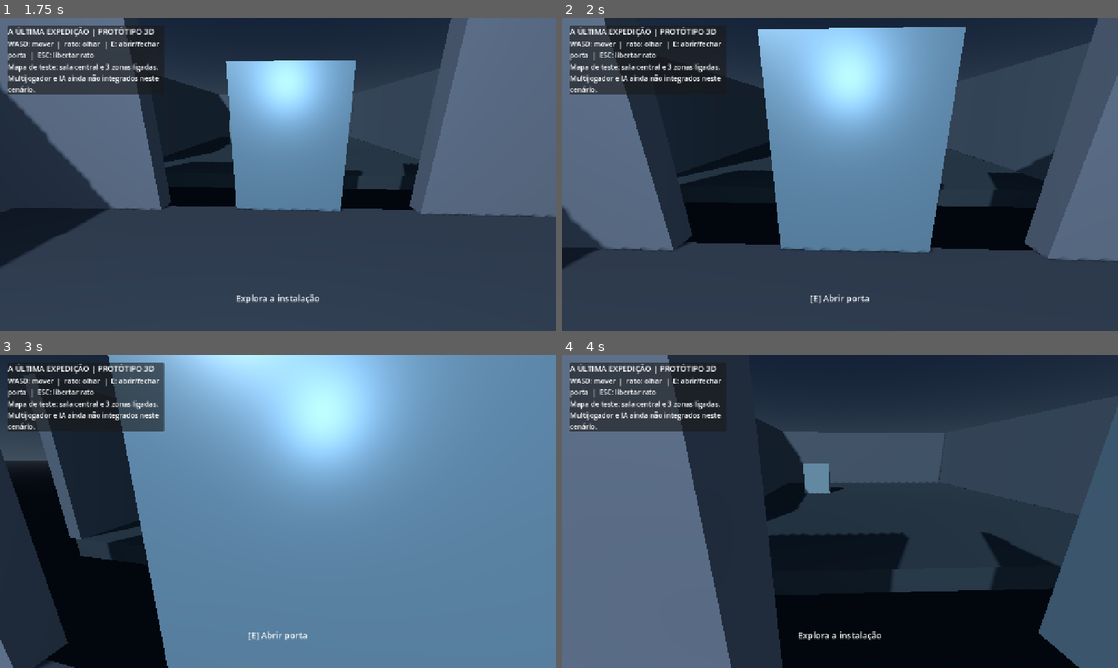
Above: before the commit, frames 1-4 (two rows, left to right).
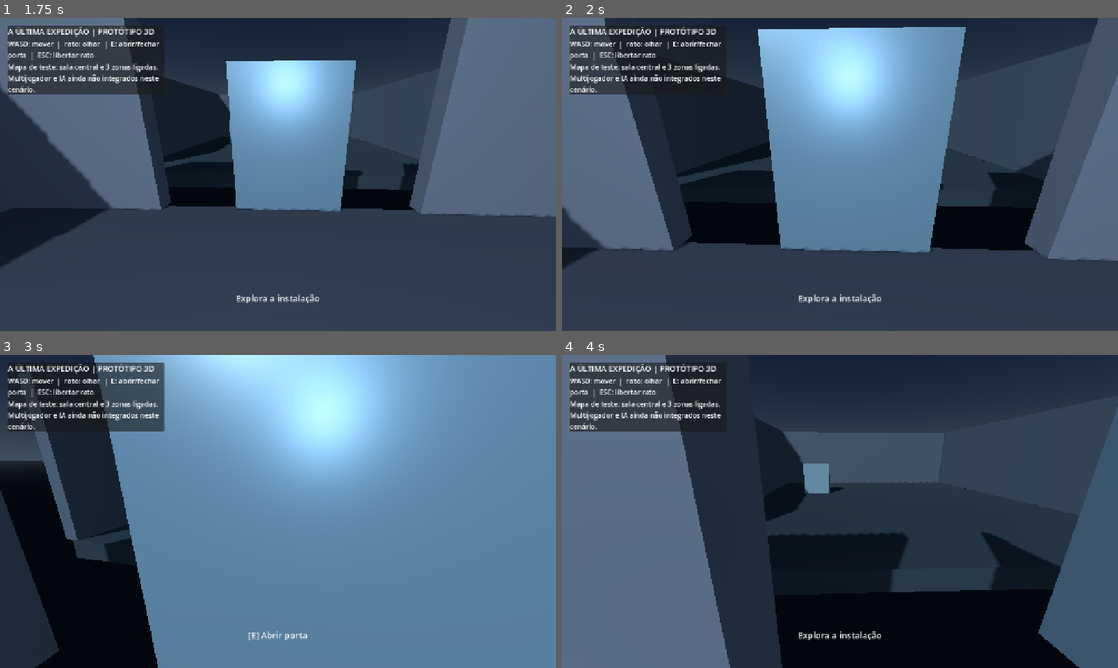
Above: after the commit, the same moments.

Repository: lufime/Valep-lis---Cidade-Viva-
Game: Godot game, scene res://scenes/main.tscn
Two runs of this game, one before a commit and one after it. Both use one fixed random seed, a clock stepped at 60 frames per second and the inputs below.
Inputs (mouse positions are in pixels of both pictures, inside the frame that each line leads up to):
- Up to frame 1 (1.75 s): click "INICIAR EXPEDIÇÃO 3D (TESTE)" at 0.5 s; tap Enter at 1.25 s; move the mouse to (272, 180) at 1.27 s; hold W from 1.28 s (still down); tap E at 1.35 s; click (272, 180) at 1.42 s
- Up to frame 2 (2 s): keep holding W
- Up to frame 3 (3 s): keep holding W; move the mouse to (316, 514) at 2.02 s; tap E at 2.1, 2.85 s; tap Space at 2.75 s; move the mouse to (233, 508) at 2.77 s
- Up to frame 4 (4 s): tap Enter at 3.5 s; move the mouse to (845, 511) at 3.52 s; release W at 3.53 s; hold A from 3.53 s (still down); tap E at 3.6 s; click (845, 511) at 3.67 s

Frame 1 is identical in both runs. In frame 2, 0.2% of the frame differs, in the area x 42-58%, y 88-92%; in frame 3, 4.3%, in the area x 0-31%, y 0-100%; in frame 4, 0.4%.
Error after the commit: Invalid call. Nonexistent 'bool' constructor. (res://scripts/expedition_player.gd:95)

Commit message:
Separar o pivô da porta do corpo de física

Diff:
--- a/expedicao/scripts/expedition_3d.gd
+++ b/expedicao/scripts/expedition_3d.gd
@@ -98,11 +98,20 @@
 	add_child(body)
 
 func _add_door(label: String, pos: Vector3, yaw: float) -> void:
-	var door := AnimatableBody3D.new()
+	# A Node3D pivot owns the door transform; physics is kept on a child body
+	# so the physics server cannot reset the pivot rotation.
+	var door := Node3D.new()
 	door.name = label
 	door.position = pos
 	door.rotation.y = yaw
 	door.set_meta("is_door", true)
+	door.set_meta("open", false)
+	door.set_meta("closed_yaw", yaw)
+
+	var body := StaticBody3D.new()
+	body.name = "DoorCollider"
+	body.set_meta("is_door", true)
+	body.set_meta("door_root", NodePath(".."))
 	var mesh_instance := MeshInstance3D.new()
 	var mesh := BoxMesh.new()
 	mesh.size = Vector3(1.8, 2.3, 0.16)
@@ -112,13 +121,13 @@
 	material.metallic = 0.45
 	material.roughness = 0.38
 	mesh_instance.material_override = material
-	door.add_child(mesh_instance)
+	body.add_child(mesh_instance)
 	var collision := CollisionShape3D.new()
 	var shape := BoxShape3D.new()
 	shape.size = Vector3(1.8, 2.3, 0.16)
 	collision.shape = shape
-	door.add_child(collision)
-	door.set_meta("open", false)
+	body.add_child(collision)
+	door.add_child(body)
 	add_child(door)
 
 func _build_hud() -> void:
